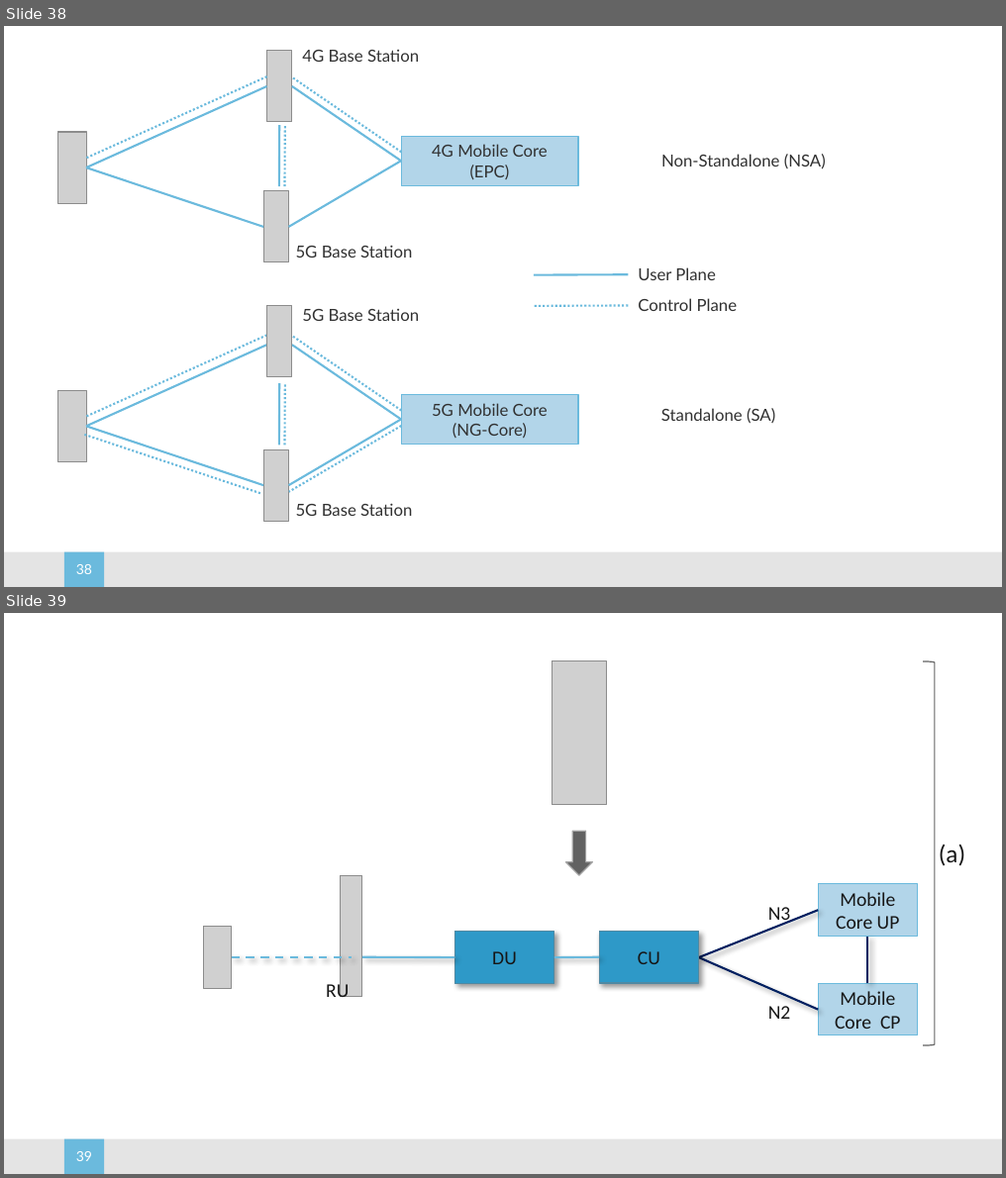
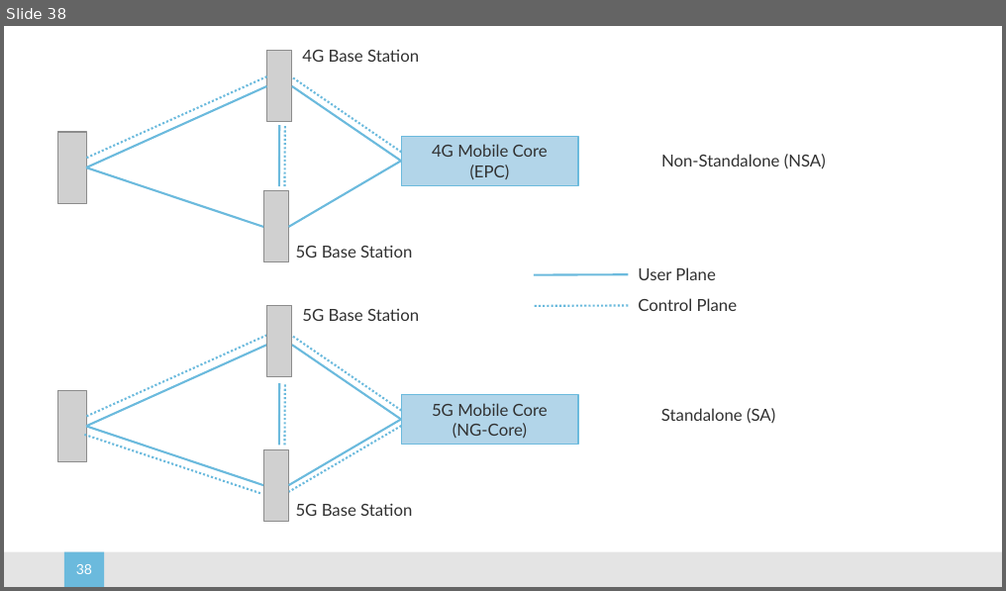
Before and after one commit to SystemsApproach/5G, a slide deck: figures.pptx. Shown one above the other, each under a label of ours: slides 38 and 39 before the commit, slide 38 after it. The pictures are 1006x1178 and 1006x591 pixels, drawn with LibreOffice and Linux fonts; fonts in the diff are those of the drawing; grey boxes stand for pictures; background and template pictures are left out. Boxes give left, top, right and bottom in pixels: in the first picture for what was removed or moved away, otherwise in the second. Text is boxed around its words. In the diff, an @@ line names an element or a change of style, - is before the commit and + after.

```diff
--- a/figures.pptx
+++ b/figures.pptx
@@ slide 39 removed at box(4, 613, 1002, 1174), background #FFFFFF; not listed: 2 template elements that a slide beside it also shows @@
@@ picture removed at box(551, 662, 607, 806) @@
@@ right bracket removed at box(923, 662, 935, 1046) @@
@@ down arrow removed at box(566, 831, 593, 875) @@
@@ text removed at box(939, 845, 965, 866) @@
-(a)
@@ picture removed at box(341, 875, 362, 997) @@
@@ text removed at box(768, 907, 791, 926) @@
-N3
@@ rectangle removed at box(819, 884, 918, 937) @@
-Mobile Core UP
@@ picture removed at box(204, 927, 232, 988) @@
@@ rectangle removed at box(455, 932, 554, 983) @@
-DU
@@ rectangle removed at box(599, 932, 699, 983) @@
-CU
@@ line removed from (699, 958) to (819, 910) @@
@@ line removed from (868, 983) to (868, 937) @@
@@ line removed from (232, 958) to (351, 958) @@
@@ line removed from (362, 958) to (455, 958) @@
@@ line removed from (553, 958) to (599, 958) @@
@@ line removed from (699, 958) to (819, 1009) @@
@@ text removed at box(326, 981, 349, 997) @@
-RU
@@ rectangle removed at box(819, 983, 918, 1035) @@
-Mobile Core CP
@@ text removed at box(768, 1006, 791, 1019) @@
-N2
```
Also in this commit, not shown: 1 slide changed, 1 slide added, 1 other slide removed, 6 other files.
